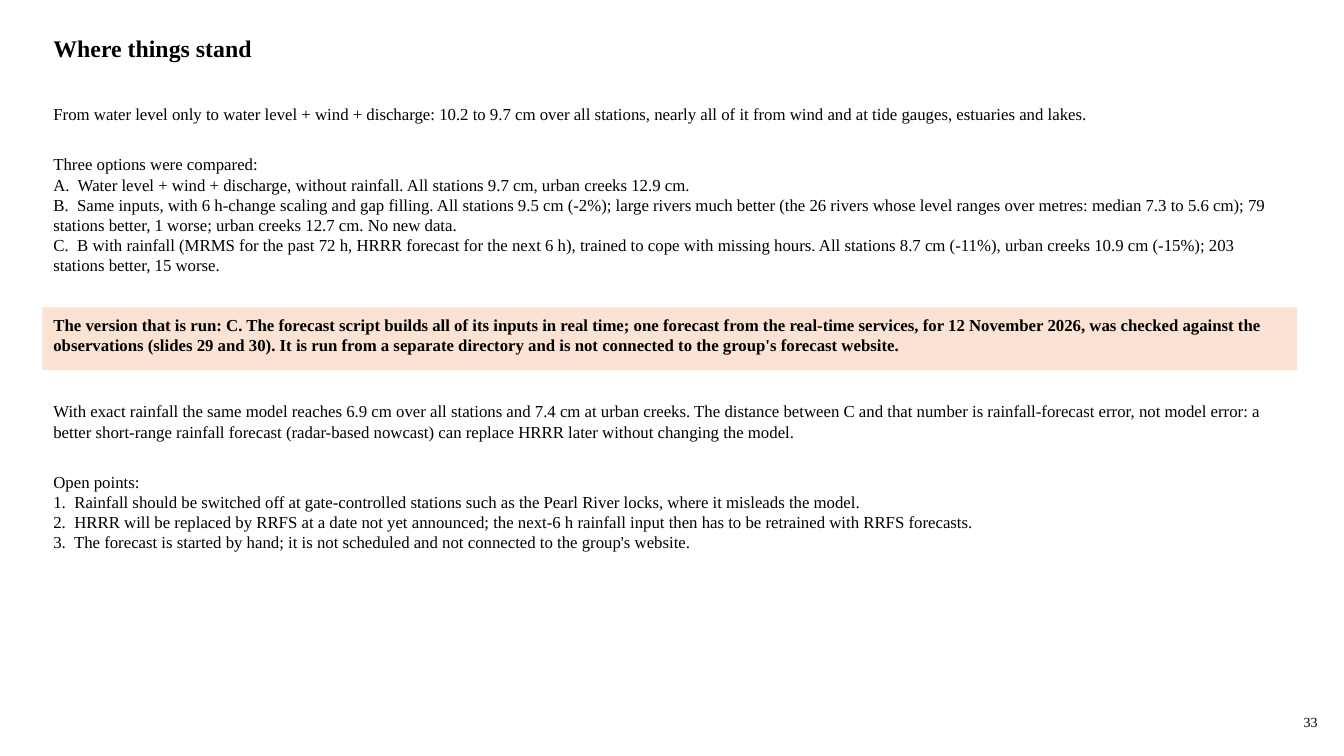
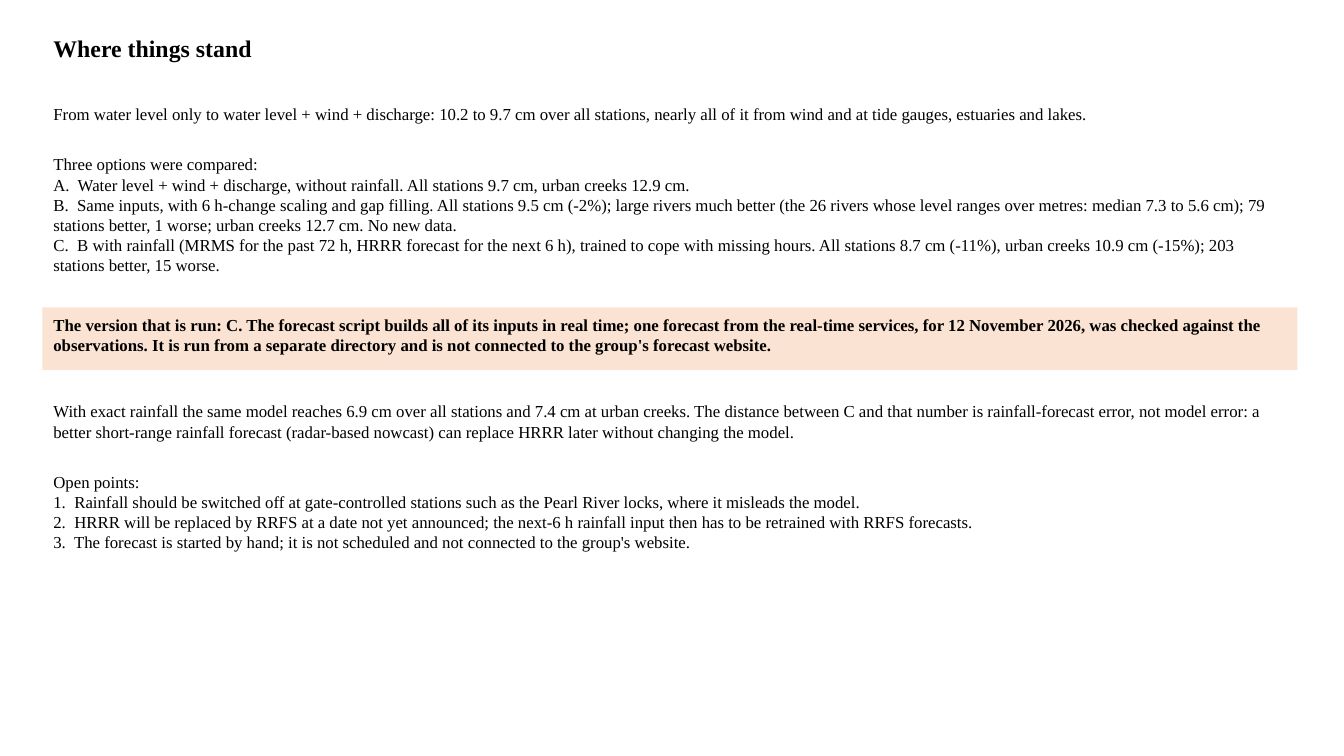
Before and after one commit to LaurenW1997/subdomainLSTM, a slide deck: slide 34 of deliverables/17_versions/version_comparison.pptx (slide 33 before the commit). Drawn at 1344x756 pixels with LibreOffice and Linux fonts; fonts in the diff are those of the drawing. Boxes give left, top, right and bottom in pixels: in the first picture for what was removed or moved away, otherwise in the second. Text is boxed around its words. In the diff, an @@ line names an element or a change of style, - is before the commit and + after.

```diff
--- a/deliverables/17_versions/version_comparison.pptx
+++ b/deliverables/17_versions/version_comparison.pptx
@@ text at box(53, 319, 1260, 355): text changed @@
-The version that is run: C. The forecast script builds all of its inputs in real time; one forecast from the real-time services, for 12 November 2026, was checked against the observations (slides 29 and 30). It is run from a separate directory and is not connected to the group's forecast website.
+The version that is run: C. The forecast script builds all of its inputs in real time; one forecast from the real-time services, for 12 November 2026, was checked against the observations. It is run from a separate directory and is not connected to the group's forecast website.
@@ text removed at box(1304, 717, 1318, 727) @@
-33
```
Also in this commit, not shown: 32 other slides changed, 1 slide added, 3 other files.
